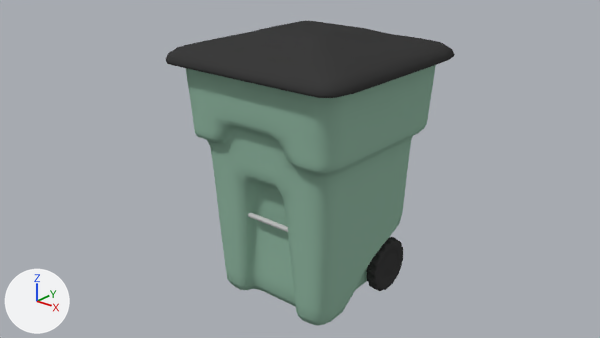
An edit to the Blender file objects/Exterior/Street/residential-trashcan.blend, drawn before and after from the same camera.
One viewpoint serves both versions: the file's camera 'Camera'. Every picture has the same lights, and +X, +Y and +Z are marked at lower left.

Objects in the first picture: 'residential_trash_residential_trash_METAL_aluminum', 'residential_trash_residential_trash_PLASTIC_black', 'residential_trash_residential_trash_PLASTIC_green'.
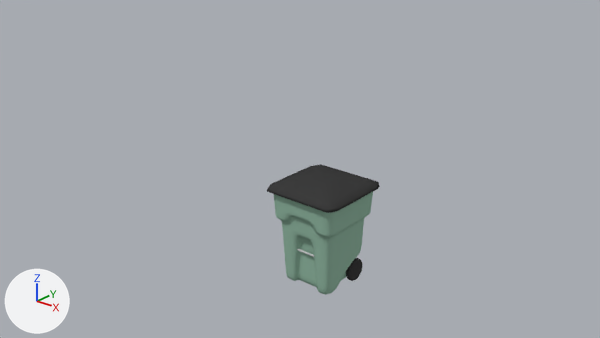
Pixel boxes [x1, y1, x2, y2] of what changed, in the pictures (600 x 338 px):
'residential_trash_residential_trash_PLASTIC_green', moved, rescaled
    before: [186, 65, 436, 326]
    after: [274, 192, 373, 295]
'residential_trash_residential_trash_PLASTIC_black', reshaped, moved, rescaled (61% narrower, 56% shorter)
    before: [166, 21, 455, 291]
    after: [267, 164, 380, 281]
'residential_trash_residential_trash_METAL_aluminum', moved, rescaled (56% narrower, 55% shorter)
    before: [248, 213, 288, 232]
    after: [297, 249, 314, 257]
part 1 of me_residential_trash_residential_trash_plastic_black, deleted (black)
    before: [367, 237, 403, 291]
part 2 of me_residential_trash_residential_trash_plastic_black, deleted (black)
    before: [166, 21, 455, 98]

What changed in the scene script:
```text
Change me_residential_trash_residential_trash_plastic_black:
    used by ob_residential_trash_residential_trash_plastic_black; location = (-0.032, -0.104, 0.776); rotation_euler = (1.571, 0.0, 0.0), in degrees (90, 0, 0); scale = (0.252, 0.252, 0.252)
    remove me_residential_trash_residential_trash_plastic_black.from_pydata(...)  # 3433 vertices, 3400 faces; spans x -2.19..2.19, y -2.98..2.99, z -2.19..2.19
    add me_residential_trash_residential_trash_plastic_black.from_pydata(...)  # 1074 vertices, 1347 faces; spans x -2.18..2.18, y -2.98..2.99, z -2.18..2.18
    me_residential_trash_residential_trash_plastic_black part 1: 960 vertices removed from x 1.18..1.44, y -2.97..-1.73, z -1.7..-0.46
    me_residential_trash_residential_trash_plastic_black part 2: 439 vertices removed from x -2.19..2.19, y 2.06..2.99, z -2.19..2.19
Change ob_residential_trash_residential_trash_plastic_black:
    ob_residential_trash_residential_trash_plastic_black.location: (-0.032, -0.104, 0.776) -> (-0.058, 0.039, 0.336)
    ob_residential_trash_residential_trash_plastic_black.scale: (0.252, 0.252, 0.252) -> (0.113, 0.113, 0.113)
Change ob_residential_trash_residential_trash_metal_aluminum:
    ob_residential_trash_residential_trash_metal_aluminum.location: (-0.032, -0.104, 0.776) -> (-0.058, 0.039, 0.336)
    ob_residential_trash_residential_trash_metal_aluminum.scale: (0.252, 0.252, 0.252) -> (0.113, 0.113, 0.113)
Change ob_residential_trash_residential_trash_plastic_green:
    ob_residential_trash_residential_trash_plastic_green.location: (-0.032, -0.104, 0.776) -> (-0.058, 0.039, 0.336)
    ob_residential_trash_residential_trash_plastic_green.scale: (0.252, 0.252, 0.252) -> (0.113, 0.113, 0.113)
```
